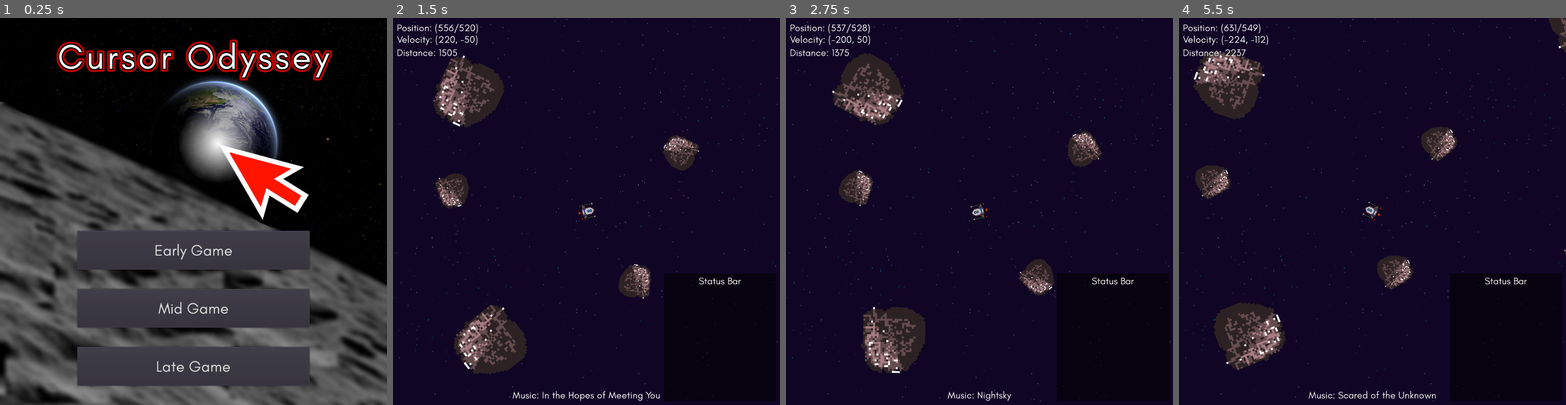
Above: before the commit, frames 1-4 (left to right).
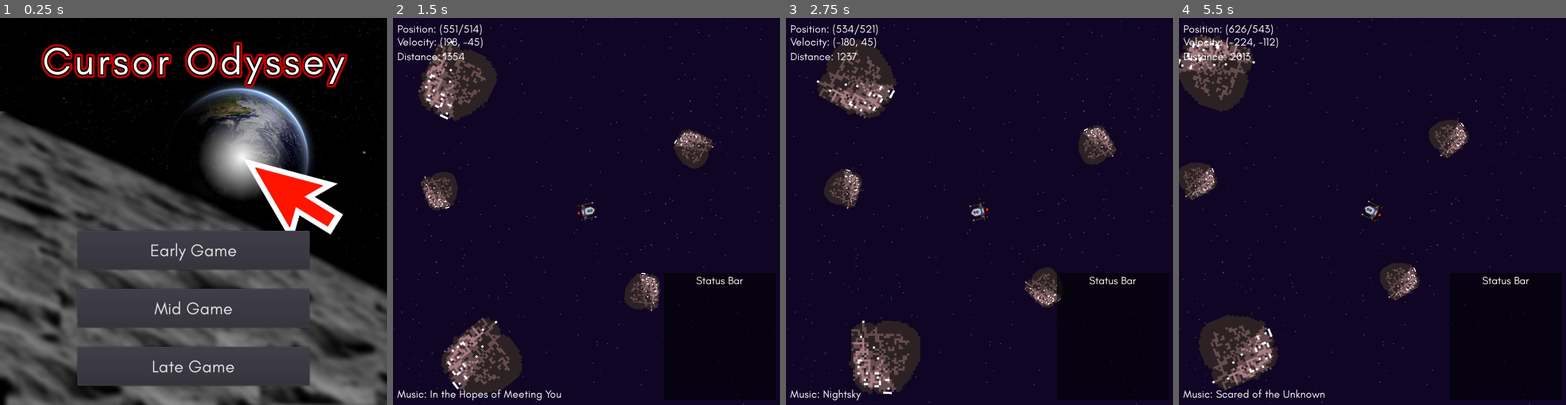
Above: after the commit, the same moments.

Repository: Locherdev/cursor-odyssey
Game: Godot game, scene res://src/level/Titlescreen.tscn
Two runs of this game, one before a commit and one after it. Both use one fixed random seed, a clock stepped at 60 frames per second and the inputs below. Sound files missing from this copy of the repository are replaced by a short silence.
Inputs (mouse positions are in pixels of both pictures, inside the frame that each line leads up to):
- Up to frame 1 (0.25 s): no input
- Up to frame 2 (1.5 s): click "Early Game" at 0.5 s; move the mouse to (671, 192) at 1.27 s
- Up to frame 3 (2.75 s): move the mouse to (902, 230) at 2.02 s
- Up to frame 4 (5.5 s): move the mouse to (1411, 126) at 2.77 s; move the mouse to (1353, 288) at 3.52 s; move the mouse to (1488, 269) at 4.27 s; move the mouse to (1256, 153) at 5.02 s

The runs differ from the first frame. In frame 1, 33% of the frame differs, in the area x 0-100%, y 0-100%; in frame 2, 9.3%; in frame 3, 9.0%; in frame 4, 9.5%.

Commit message:
UI consideration, downsized game-screen to 900x900px

Diff:
--- a/game/project.godot
+++ b/game/project.godot
@@ -27,8 +27,8 @@
 
 [display]
 
-window/size/width=1000
-window/size/height=1000
+window/size/width=900
+window/size/height=900
 window/vsync/use_vsync=false
 window/stretch/mode="viewport"
 
--- a/game/src/userinterface/UI.tscn
+++ b/game/src/userinterface/UI.tscn
@@ -7,14 +7,13 @@
 script = ExtResource( 2 )
 
 [node name="Trackname" type="Label" parent="."]
-anchor_left = 0.3
-anchor_top = 0.9
-anchor_right = 0.7
+anchor_top = 0.95
+anchor_right = 0.4
 anchor_bottom = 1.0
+margin_left = 10.0
 margin_bottom = -10.0
 custom_fonts/font = ExtResource( 1 )
 text = "Songname"
-align = 1
 valign = 2
 __meta__ = {
 "_edit_use_anchors_": false
@@ -54,6 +53,8 @@
 [node name="Control" type="Control" parent="."]
 anchor_right = 1.0
 anchor_bottom = 1.0
+margin_top = -1.29236
+margin_bottom = -1.29236
 __meta__ = {
 "_edit_use_anchors_": false
 }
